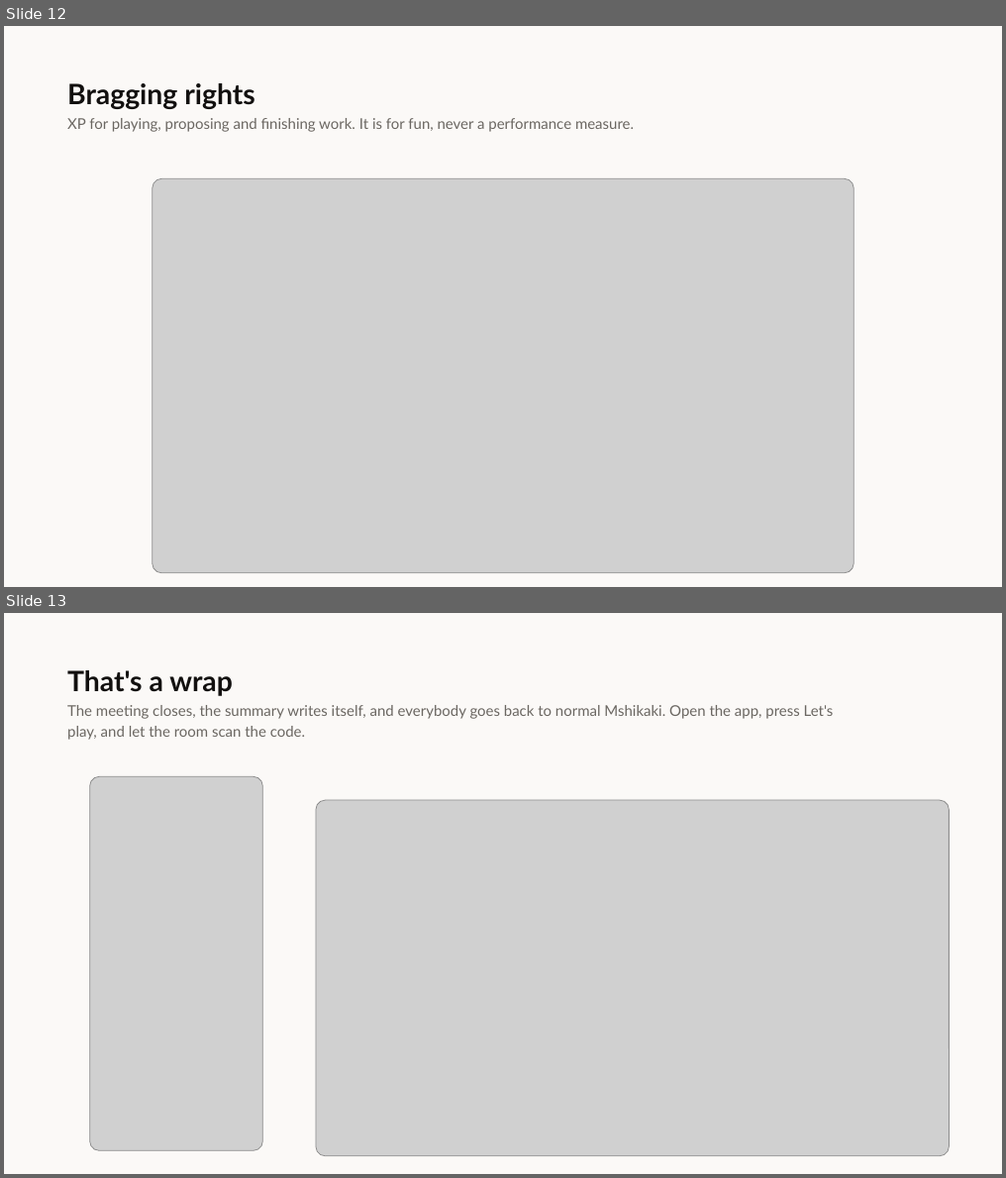
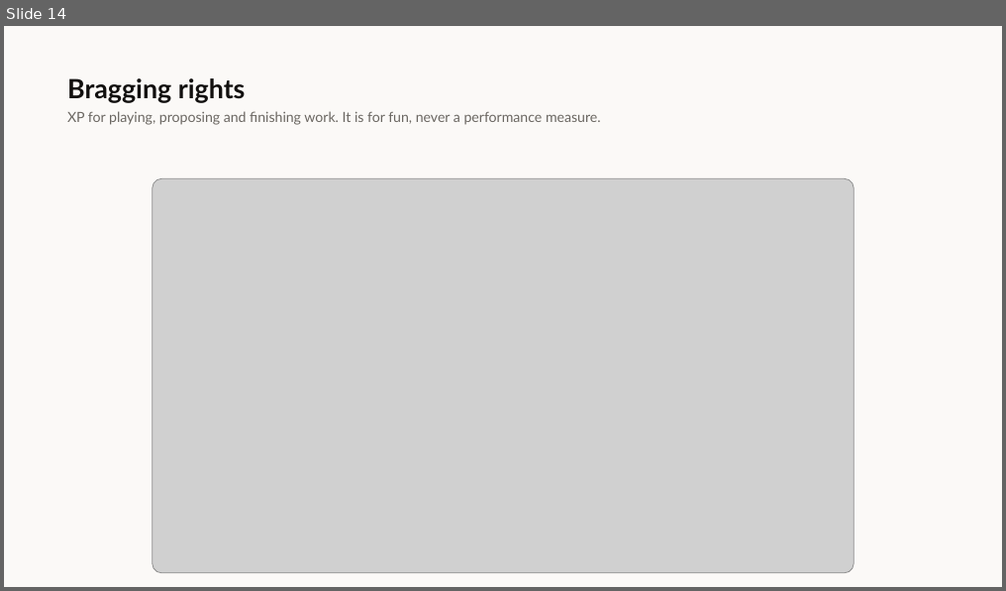
Before and after one commit to Herman-Gathege/Mshikaki-Meetings-App, a slide deck: docs/presentations/Mshikaki-Walkthrough.pptx. Shown one above the other, each under a label of ours: slides 12 and 13 before the commit, slide 14 after it. The pictures are 1006x1178 and 1006x591 pixels, drawn with LibreOffice and Linux fonts; fonts in the diff are those of the drawing; grey boxes stand for pictures. Boxes give left, top, right and bottom in pixels: in the first picture for what was removed or moved away, otherwise in the second. Text is boxed around its words. In the diff, an @@ line names an element or a change of style, - is before the commit and + after.

```diff
--- a/docs/presentations/Mshikaki-Walkthrough.pptx
+++ b/docs/presentations/Mshikaki-Walkthrough.pptx
@@ slide 13 removed at (x1=4, y1=613, x2=1002, y2=1174), background #FBF9F7 @@
@@ text removed at (x1=67, y1=670, x2=233, y2=696) @@
-That's a wrap
@@ text removed at (x1=67, y1=705, x2=834, y2=740) @@
-The meeting closes, the summary writes itself, and everybody goes back to normal Mshikaki. Open the app, press Let's play, and let the room scan the code.
@@ picture removed at (x1=90, y1=777, x2=263, y2=1152) @@
@@ picture removed at (x1=316, y1=800, x2=949, y2=1157) @@
@@ what was slide 12 is now slide 14 @@
@@ slide 14 changed as well @@
@@ text "Bragging rights" at (x1=67, y1=78, x2=246, y2=103): size 27 to 25.5 pt @@
@@ text "XP for playing, proposing and ..." at (x1=67, y1=111, x2=601, y2=125): size 14.2 to 13.5 pt @@
```
Also in this commit, not shown: 7 other slides changed, 6 slides added, 4 other slides removed.
